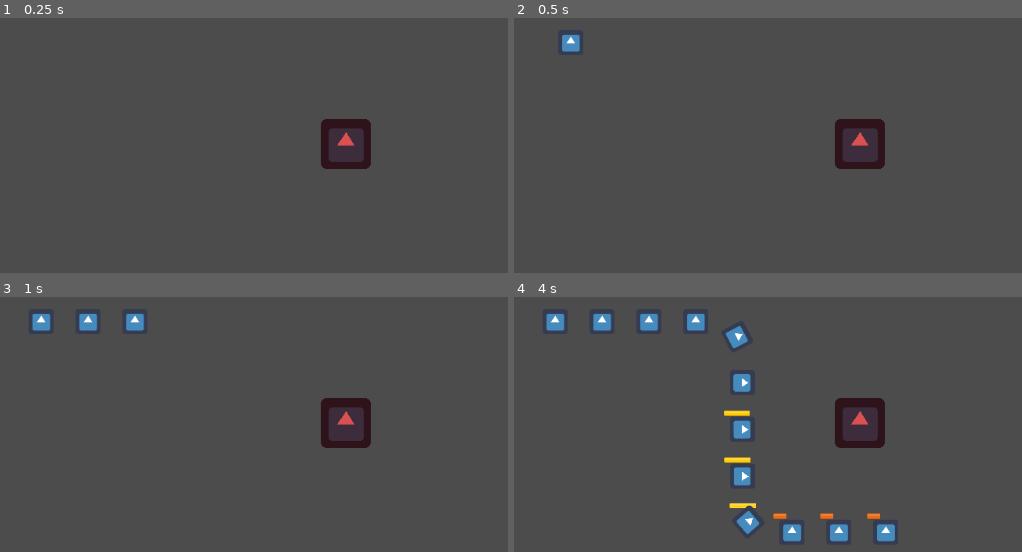
Above: before the commit, frames 1-4 (two rows, left to right).
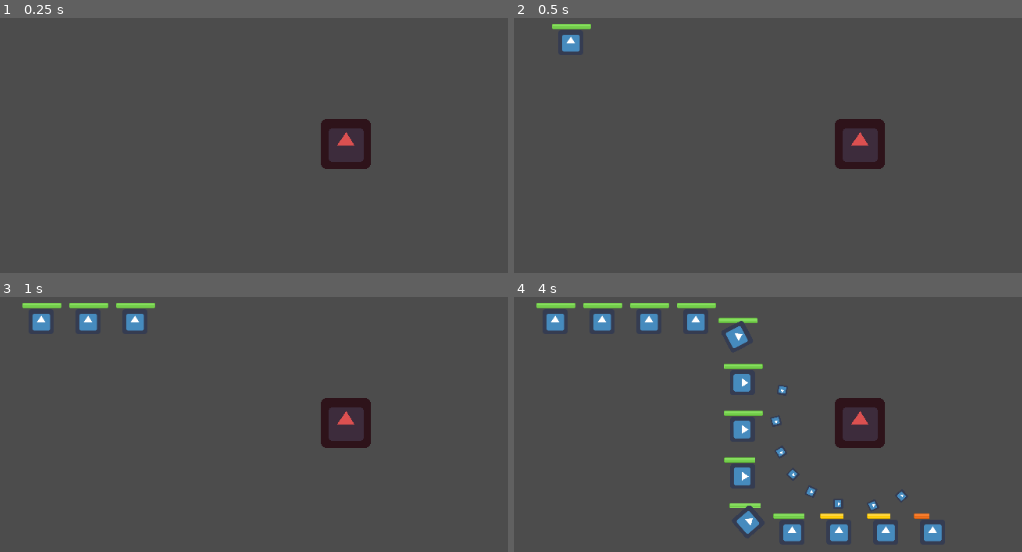
Above: after the commit, the same moments.

Repository: Tuiuiu/GodotProjects
Game: Godot game, scene res://Maps/TestMap.tscn
Same seed, same stepped clock (60 frames per second), same inputs: the game is played once before the commit and once after it. The project has no main scene, so this scene is started directly. The engine's default icon, where the game draws it, is replaced by a stand-in: a white triangle on a blue panel in a dark square.
Inputs:
- Up to frame 1 (0.25 s): no input
- Up to frame 2 (0.5 s): no input
- Up to frame 3 (1 s): no input
- Up to frame 4 (4 s): no input

Frame 1 is identical in both runs. In frame 2, 0.2% of the frame differs, in the area x 7-16%, y 2-5%; in frame 3, 0.5%; in frame 4, 2.5%, in the area x 4-85%, y 2-97%.

Commit message:
Add new healthbar color and simplify its initialization

Diff:
--- a/TowerDefensePrototype/NPCs/Enemies/GenericEnemy.gd
+++ b/TowerDefensePrototype/NPCs/Enemies/GenericEnemy.gd
@@ -4,7 +4,7 @@
 export (float) var MAX_OFFSET = 32
 
 signal end_of_path
-onready var maxHealth = 3
+onready var maxHealth = 5
 onready var healthBar = $HealthDisplay
 var currentLife
 
@@ -13,8 +13,7 @@
     #$Area2D.position.y += randOffset
     #healthBar.position.y += randOffset
     currentLife = maxHealth
-    healthBar.set_max_value(maxHealth)
-    healthBar.update_healthbar(currentLife)
+    healthBar.start(maxHealth, currentLife)
 
 func _physics_process(delta):
     offset += SPEED * delta
--- a/TowerDefensePrototype/NPCs/Utils/HealthBar.gd
+++ b/TowerDefensePrototype/NPCs/Utils/HealthBar.gd
@@ -1,5 +1,6 @@
 extends Node2D
 
+var bar_darkred = preload("res://NPCs/Utils/barHorizontal_darkred.png")
 var bar_red = preload("res://NPCs/Utils/barHorizontal_red.png")
 var bar_green = preload("res://NPCs/Utils/barHorizontal_green.png")
 var bar_yellow = preload("res://NPCs/Utils/barHorizontal_yellow.png")
@@ -7,20 +8,27 @@
 onready var healthbar = $HealthBar
 
 func _ready():
-    hide()
+    #hide()
+    pass
 
 func _process(delta):
     global_rotation = 0
+
+func start(maxvalue, curvalue):
+    set_max_value(maxvalue)
+    update_healthbar(curvalue)
 
 func set_max_value(value):
     healthbar.max_value = value
 
 func update_healthbar(value):
     healthbar.texture_progress = bar_green
-    if value < healthbar.max_value * 0.7:
+    if value < healthbar.max_value * 0.75:
         healthbar.texture_progress = bar_yellow
-    if value < healthbar.max_value * 0.35:
+    if value < healthbar.max_value * 0.5:
         healthbar.texture_progress = bar_red
+    if value < healthbar.max_value * 0.25:
+        healthbar.texture_progress = bar_darkred
     if value < healthbar.max_value:
         show()
     healthbar.value = value
--- a/TowerDefensePrototype/Towers/Tower.gd
+++ b/TowerDefensePrototype/Towers/Tower.gd
@@ -1,6 +1,6 @@
 extends Node2D
 
-export var cooldown = 1.0
+export var cooldown = 0.75
 
 var can_shoot = true
 onready var onCombat = false
Binary file added: TowerDefensePrototype/NPCs/Utils/barHorizontal_darkred.png
Not shown, added: TowerDefensePrototype/NPCs/Utils/barHorizontal_darkred.png.import
